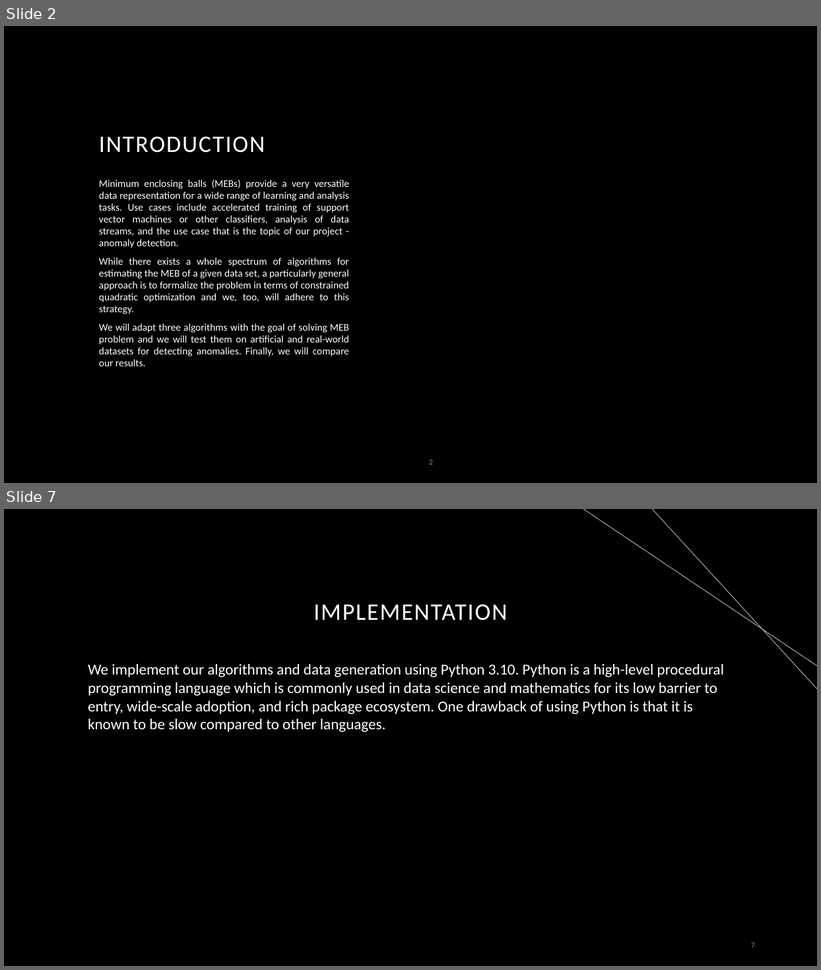
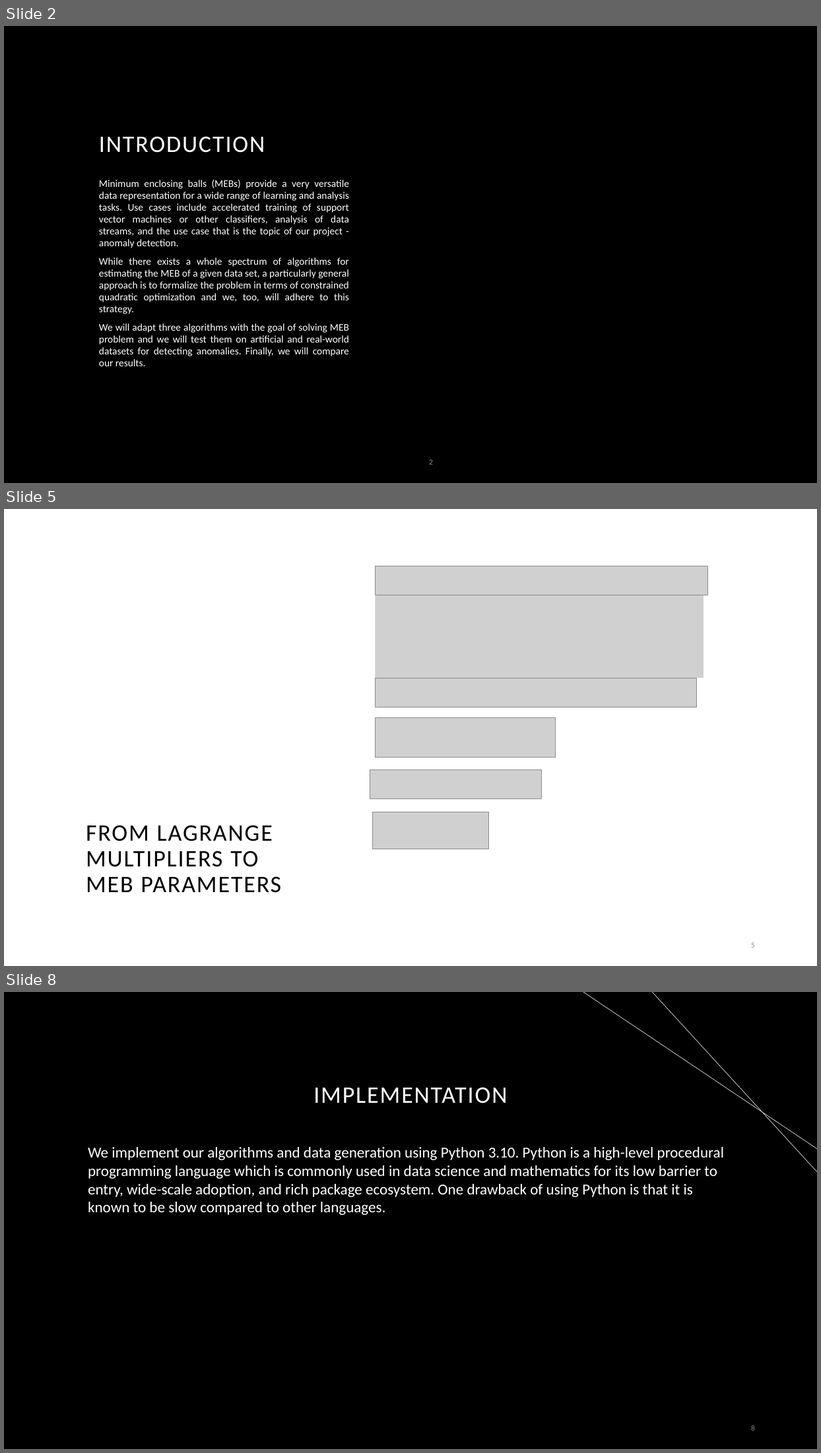
Before and after one commit to suleymanerim1/MEB_FrankWolfe_Optimization, a slide deck: Minimum Enclosing Ball for FW.pptx. Shown one above the other, each under a label of ours: slides 2 and 7 before the commit, slides 2, 5 and 8 after it; the slides between them are not shown. The pictures are 821x970 and 821x1453 pixels, drawn with LibreOffice and Linux fonts; fonts in the diff are those of the drawing; grey boxes stand for pictures; background and template pictures are left out. Boxes give left, top, right and bottom in pixels: in the first picture for what was removed or moved away, otherwise in the second. Text is boxed around its words. In the diff, an @@ line names an element or a change of style, - is before the commit and + after.

```diff
--- a/Minimum Enclosing Ball for FW.pptx
+++ b/Minimum Enclosing Ball for FW.pptx
@@ slide 5 added at box(4, 509, 817, 966), background #FFFFFF @@
@@ picture added at box(376, 566, 708, 595) @@
@@ picture added at box(376, 595, 704, 678) @@
@@ picture added at box(376, 678, 697, 707) @@
@@ picture added at box(376, 718, 556, 757) @@
@@ picture added at box(370, 770, 542, 799) @@
@@ title added at box(86, 825, 281, 893), 28 pt, text #000000 @@
+FROM LAGRANGE MULTIPLIERS TO MEB PARAMETERS
@@ picture added at box(372, 812, 489, 850) @@
@@ page number added at box(751, 943, 755, 948), 9 pt, text #8C8C8C @@
+5
@@ what was slide 7 is now slide 8 @@
@@ page number at box(751, 1426, 755, 1431): text changed @@
-7
+8
```
Also in this commit, not shown: 4 slides changed, 1 other slide added, 2 slides removed.
